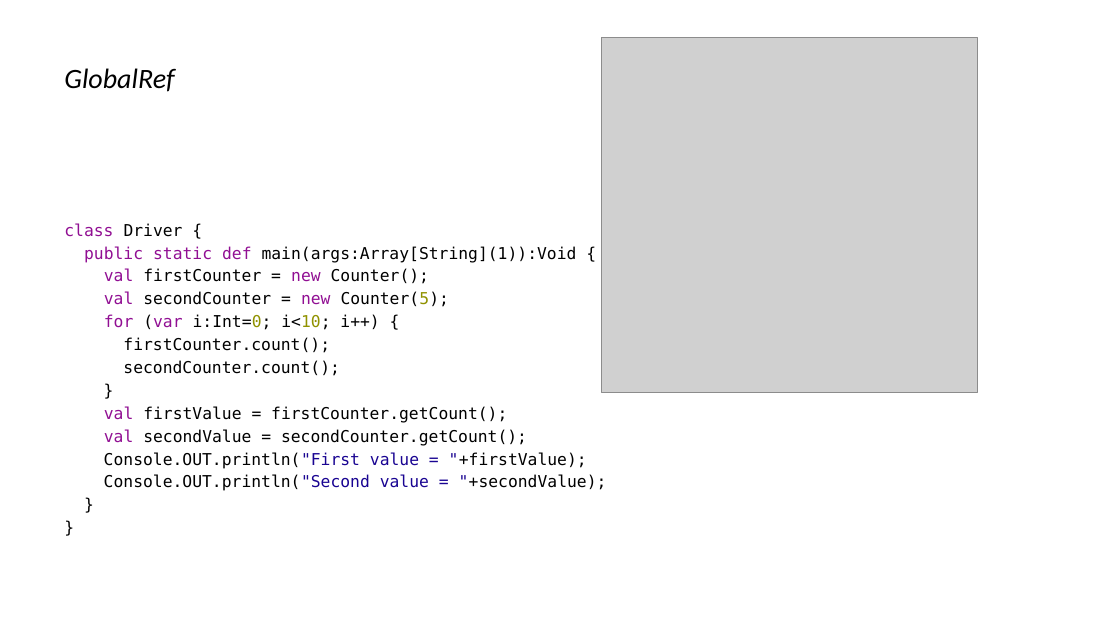
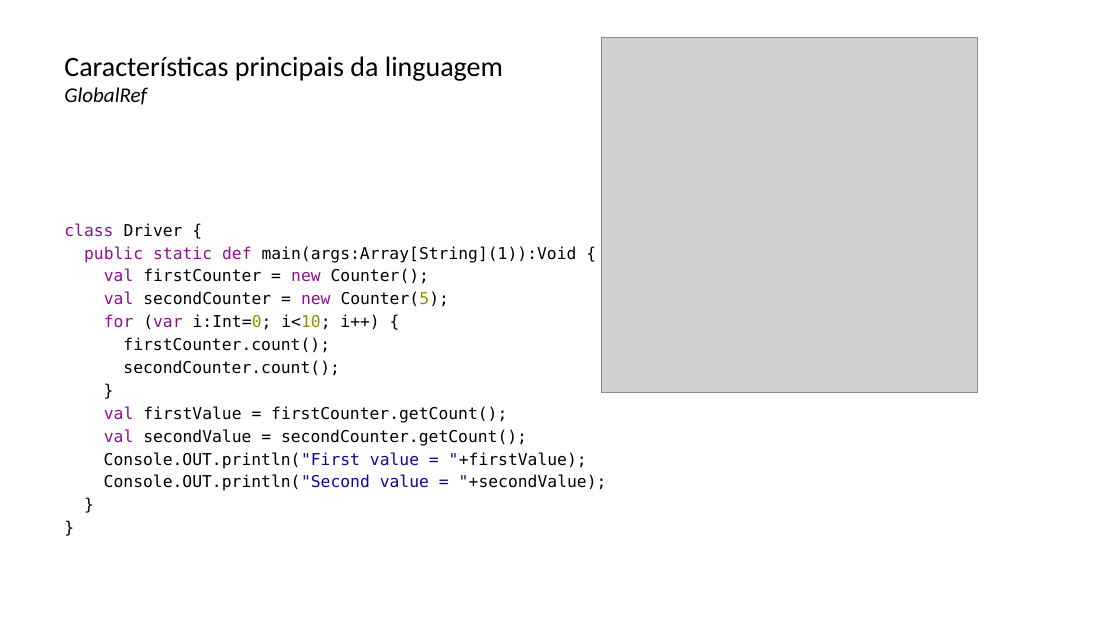
Before and after one commit to lquatrin/inf2591, a slide deck: slide 20 of x10.pptx (slide 19 before the commit). Drawn at 1120x630 pixels with LibreOffice and Linux fonts; fonts in the diff are those of the drawing; grey boxes stand for pictures. Boxes give left, top, right and bottom in pixels: in the first picture for what was removed or moved away, otherwise in the second. Text is boxed around its words. In the diff, an @@ line names an element or a change of style, - is before the commit and + after.

```diff
--- a/x10.pptx
+++ b/x10.pptx
@@ title at bbox=[64, 56, 503, 105]: text changed; italic off @@
-GlobalRef
+Características principais da linguagem
+GlobalRef
```
Also in this commit, not shown: 21 other slides changed, 2 slides added, 1 slide removed, 5 other files.
